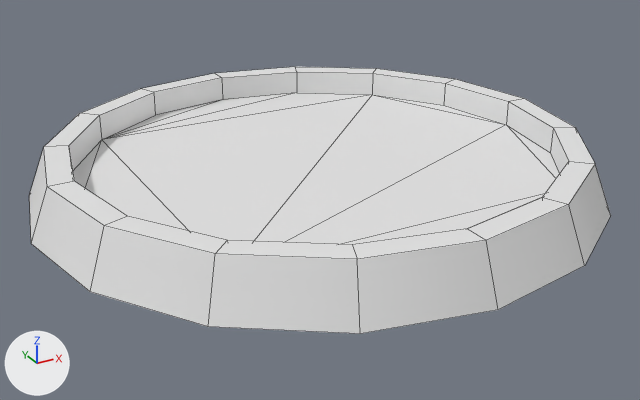
Renders of the FBX model Assets/Meshes/Functionality/mesh_KitchenPotAttacher.fbx from each side of a commit.
Before and after are seen from a 50 mm camera at (-0.201, -0.367, 0.164) aimed at (-0.003, -0.008, -0.015). The lights are fixed; the arrows at lower left show +X, +Y and +Z. Mesh edges are drawn as thin lines. Where no turn or scale is listed for an object, it has been applied to the vertices. Vertices at the same position are counted once.
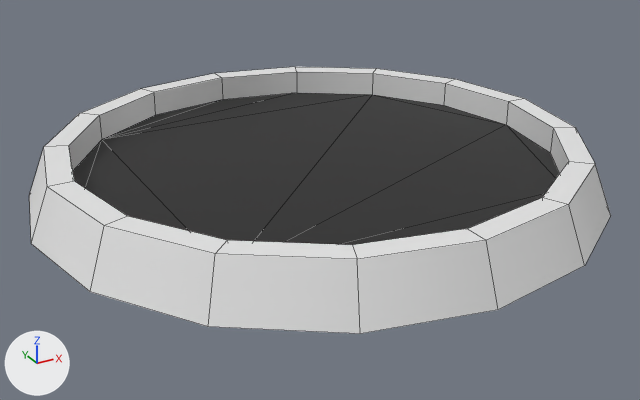
Boxes (x1, y1, x2, y2) around the edits, measured in the pictures (640 x 400 px):
```json
{"part": 1, "of": "me_cylinder_006", "change": "recoloured", "before": [73, 93, 559, 245], "after": [73, 93, 559, 245], "on screen": "white to black"}
```

Edits to the scene script, one JSON object a line:
```json
{"op": "add", "block": "mat_mat_attacherinside", "code": ["mat_mat_attacherinside = principled_material('mat_AttacherInside')", "mat_mat_attacherinside.base_color = (0.0134, 0.0134, 0.0134)  # black #1f1f1f"]}
{"block": "me_cylinder_006", "where": "me_cylinder_006.from_pydata(...)  # 64 vertices, 62 faces; spans x -0.143..0.143, y -0.143..0.143, z -0.01..0.016"}
{"block": "me_cylinder_006", "where": "# used by ob_cylinder; location = (0.0, 0.0, 0.0)"}
{"block": "me_cylinder_006", "change": "me_cylinder_006 part 1: all 14 faces centred in x -0.106..0.106, y -0.106..0.106, z 0.002 switch from mat_mat_attacher (white #e7e7e7) to mat_mat_attacherinside (black #1f1f1f)"}
```
